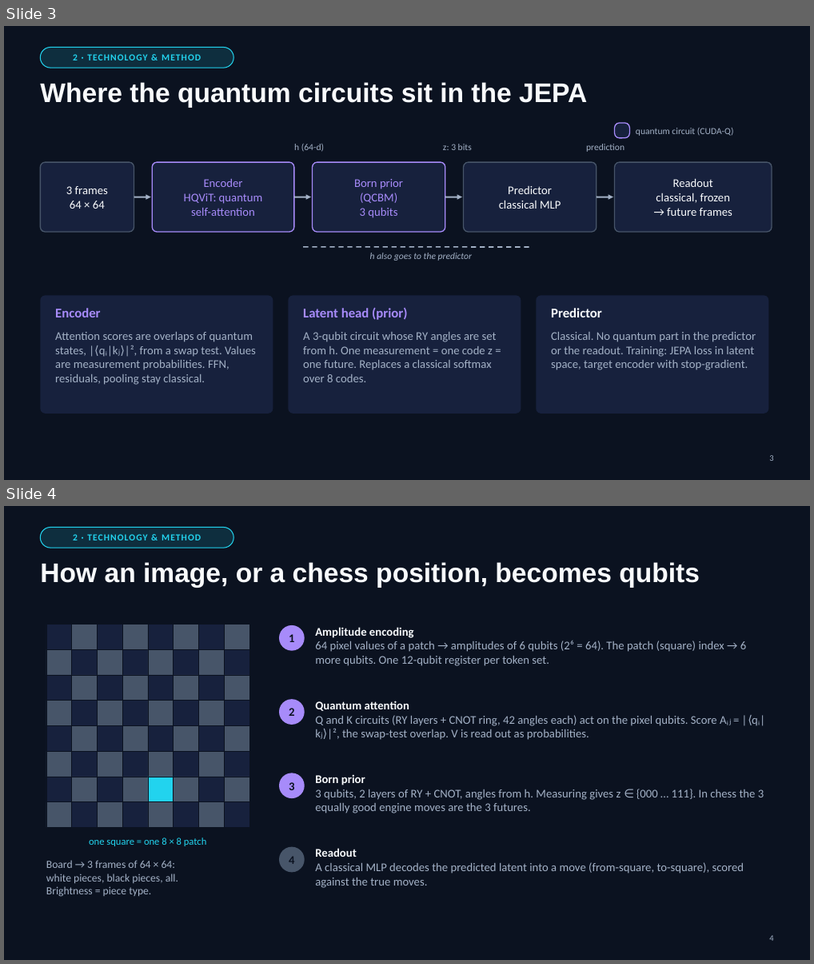
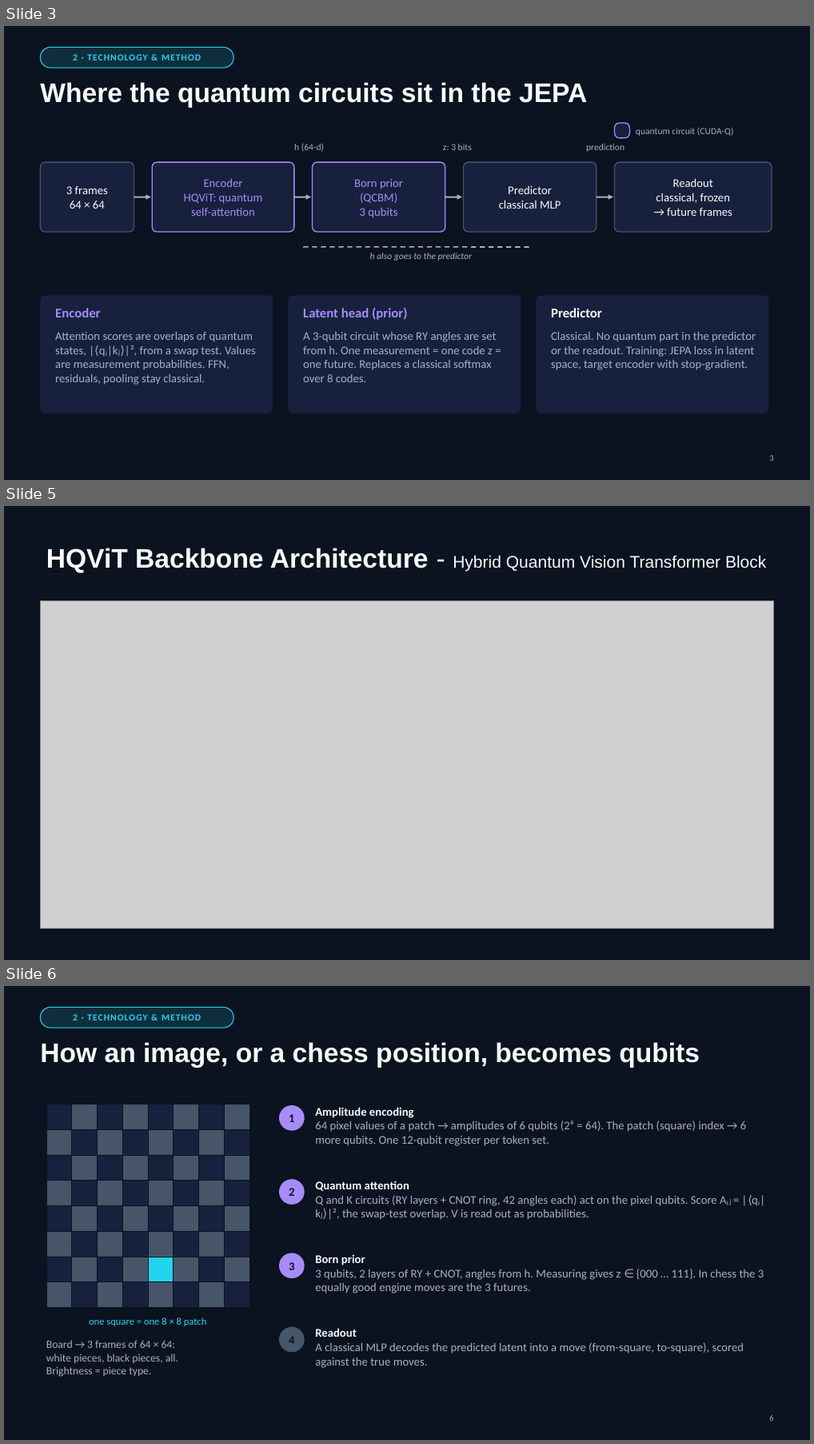
Before and after one commit to Brigada-Inginerilor-Amarati/Q2-JEPA, a slide deck: presentation/Q2-JEPA-demo-day.pptx. Shown one above the other, each under a label of ours: slides 3 and 4 before the commit, slides 3, 5 and 6 after it; the slides between them are not shown. The pictures are 814x964 and 814x1444 pixels, drawn with LibreOffice and Linux fonts; fonts in the diff are those of the drawing; grey boxes stand for pictures. Boxes give left, top, right and bottom in pixels: in the first picture for what was removed or moved away, otherwise in the second. Text is boxed around its words. In the diff, an @@ line names an element or a change of style, - is before the commit and + after.

```diff
--- a/presentation/Q2-JEPA-demo-day.pptx
+++ b/presentation/Q2-JEPA-demo-day.pptx
@@ slide 5 added at (4, 506, 810, 960), background #0B1220 @@
@@ title added at (46, 548, 766, 573), 20 pt, text #F8FAFC @@
+HQViT Backbone Architecture - Hybrid Quantum Vision Transformer Block
@@ picture added at (40, 601, 774, 928) @@
@@ what was slide 4 is now slide 6 @@
@@ page number at (770, 1415, 774, 1420): text changed @@
-4
+6
```
Also in this commit, not shown: 7 slides changed, 2 other slides added, 1 slide removed.
